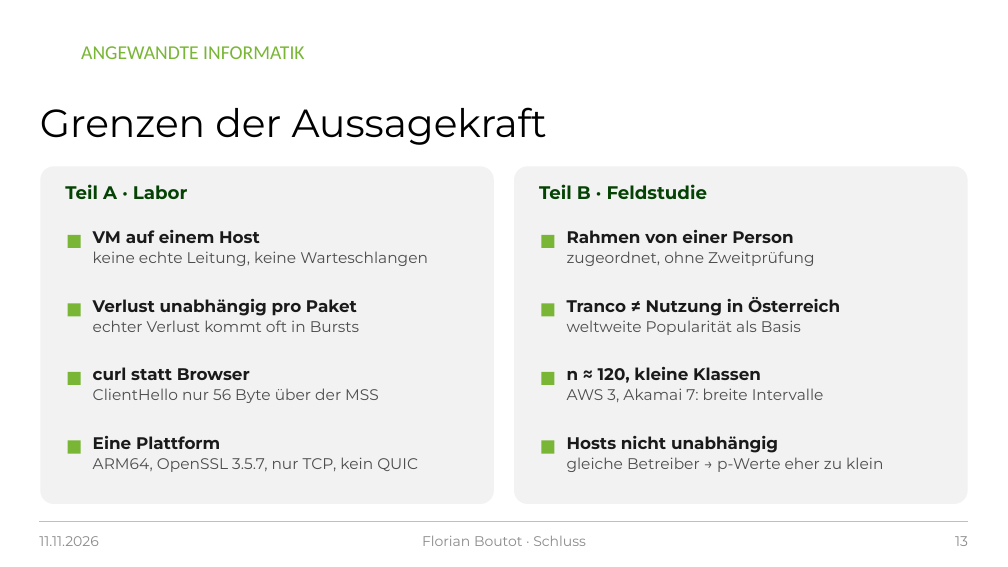
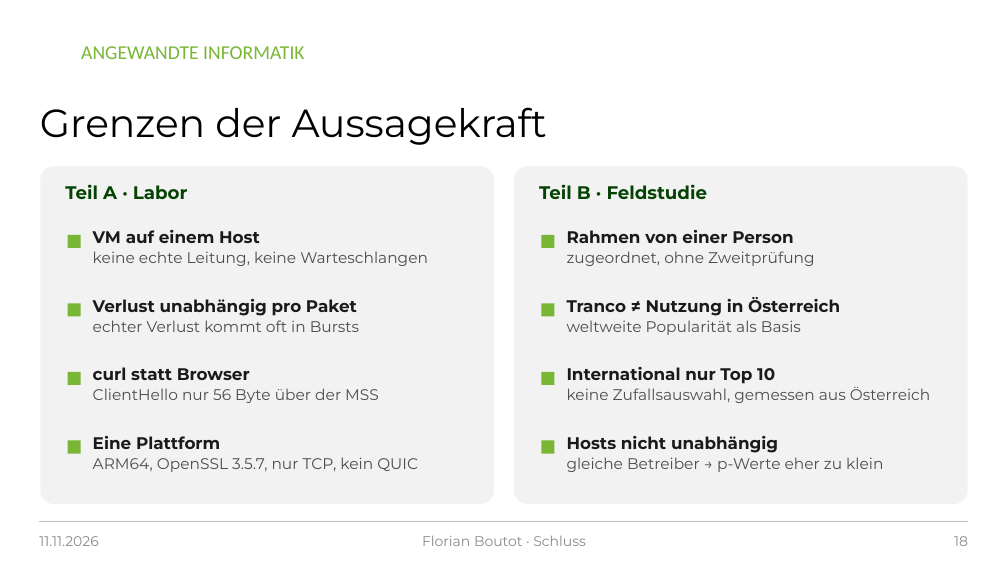
Before and after one commit to raphi98/singer-postquantum-experiment, a slide deck: slide 18 of praesentation/PQ-TLS_Praesentation_2026-11-11.pptx (slide 13 before the commit). Drawn at 1008x567 pixels with LibreOffice and Linux fonts; fonts in the diff are those of the drawing; background and template pictures are left out. Boxes give left, top, right and bottom in pixels: in the first picture for what was removed or moved away, otherwise in the second. Text is boxed around its words. In the diff, an @@ line names an element or a change of style, - is before the commit and + after.

```diff
--- a/praesentation/PQ-TLS_Praesentation_2026-11-11.pptx
+++ b/praesentation/PQ-TLS_Praesentation_2026-11-11.pptx
@@ text at (567,367,930,403): text changed @@
-n ≈ 120, kleine Klassen
-AWS 3, Akamai 7: breite Intervalle
+International nur Top 10
+keine Zufallsauswahl, gemessen aus Österreich
@@ page number at (954,536,968,546): text changed @@
-13
+18
```
Also in this commit, not shown: 4 other slides changed, 5 slides added, 15 other files.
